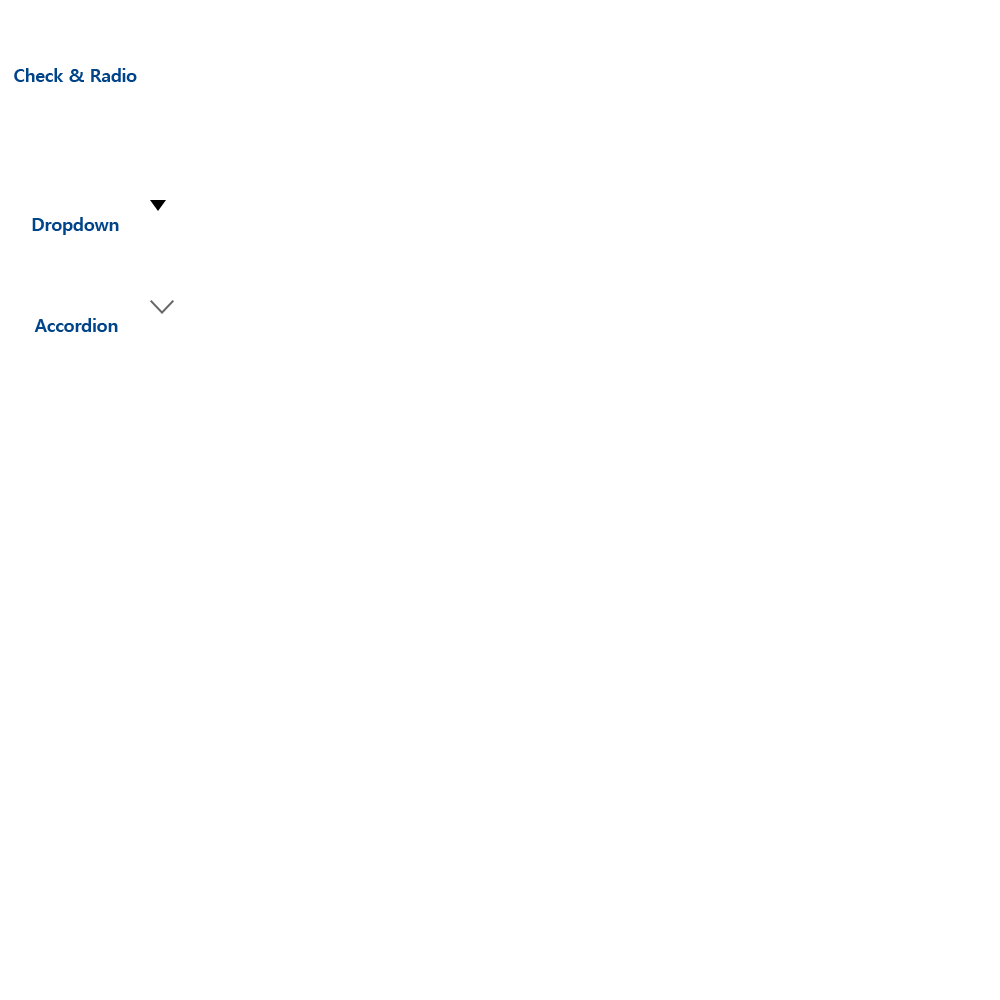
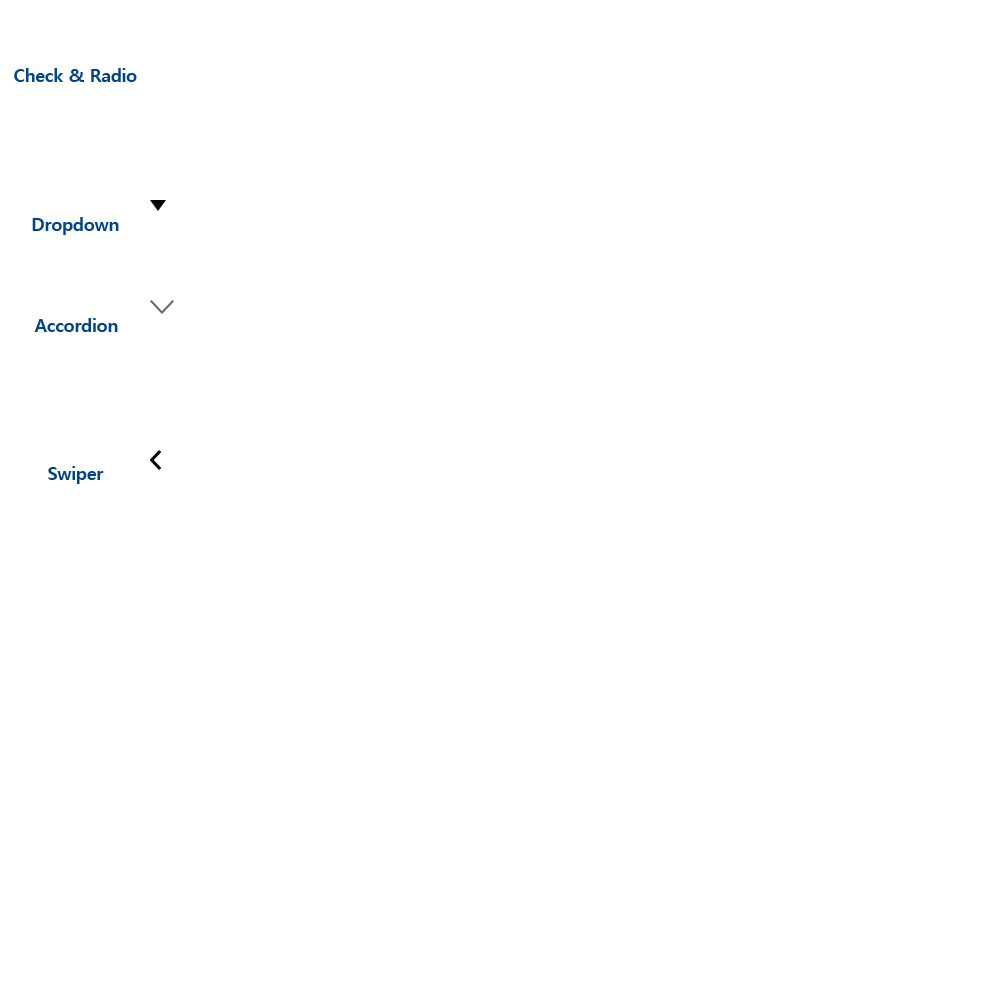
Two versions of the same layered image (1000×1000). Layer-by-layer changes:
showed group "Swiper" (1st of 2) (2 layers) over [48, 450, 162, 484]
